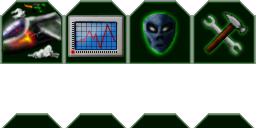
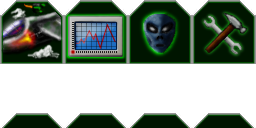
Layered file, before and after one edit (256 x 128). Changes by layer:
painted on "stats" over 64, 1, 128, 60
added layer "stats_glow" above "button2_out" over 64, 12, 127, 60
